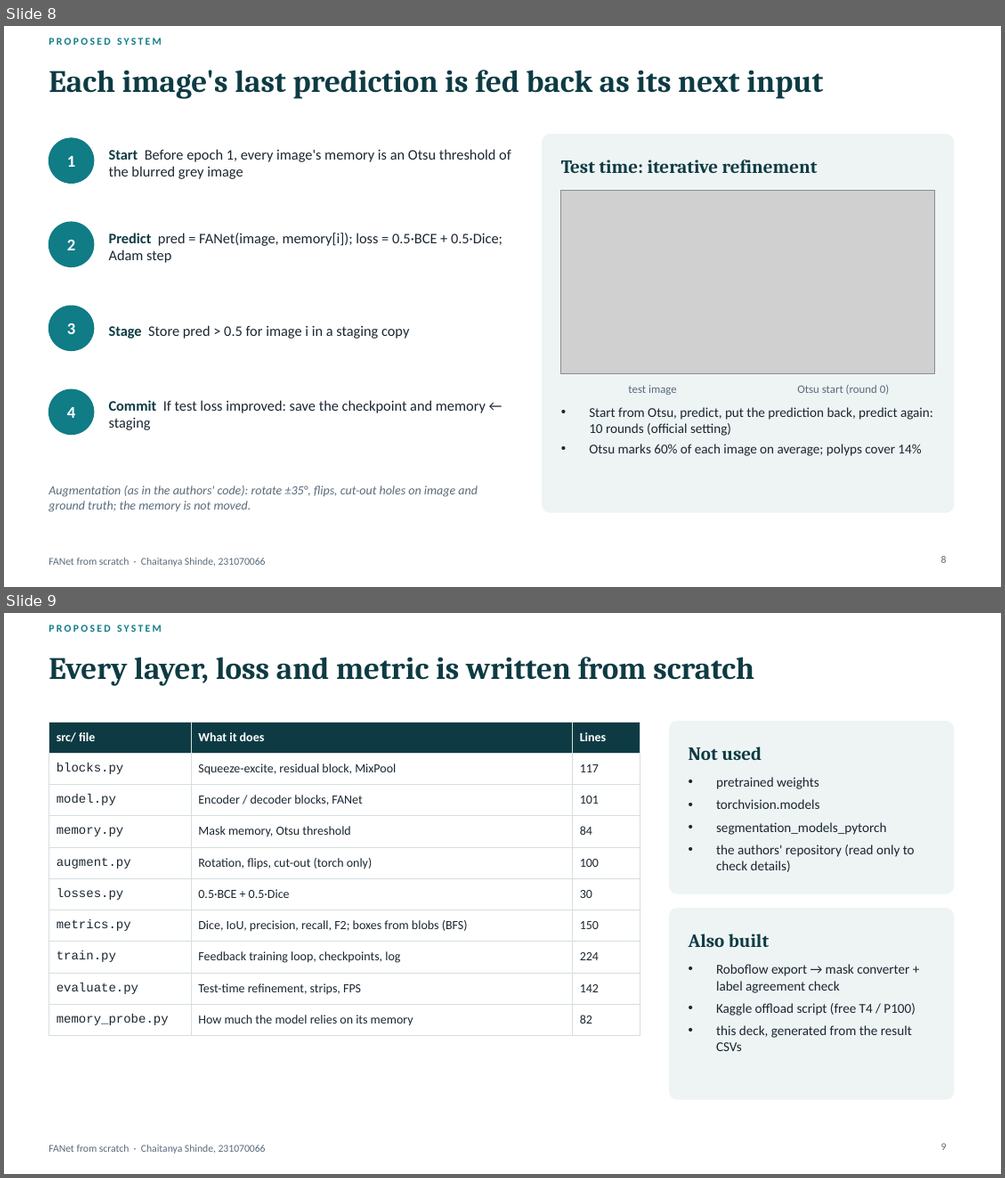
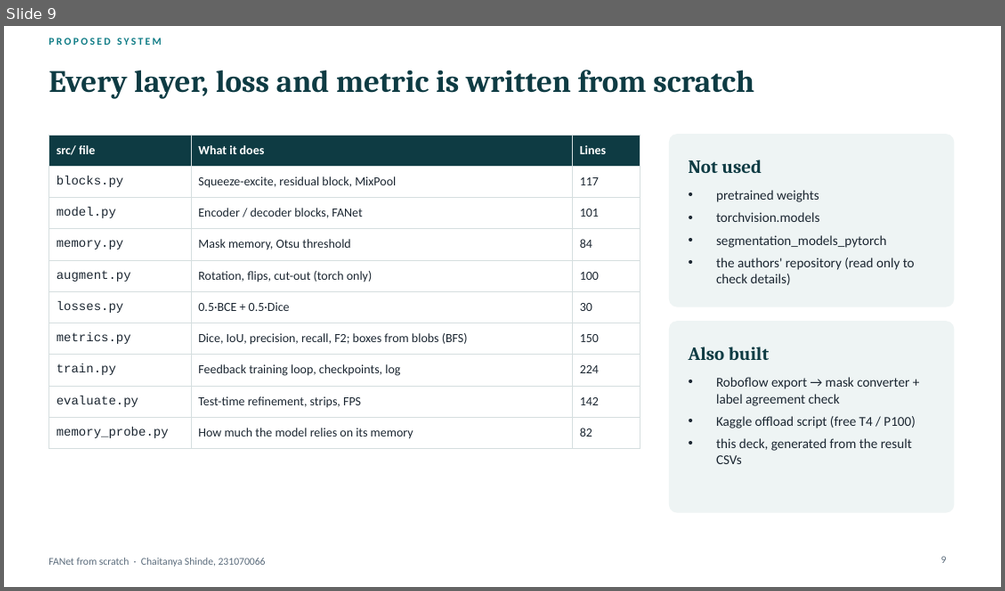
Before and after one commit to Chaitanya-666/DLproject, a slide deck: presentation/FANet_ChaitanyaShinde_231070066.pptx. Shown one above the other, each under a label of ours: slides 8 and 9 before the commit, slide 9 after it. The pictures are 1005x1178 and 1005x591 pixels, drawn with LibreOffice and Linux fonts; fonts in the diff are those of the drawing; grey boxes stand for pictures. Boxes give left, top, right and bottom in pixels: in the first picture for what was removed or moved away, otherwise in the second. Text is boxed around its words. In the diff, an @@ line names an element or a change of style, - is before the commit and + after.

Commit message:
Paper-style diagrams (architecture with every layer and shape, SE-Residual + MixPool blocks, training/testing loop, data pipeline) on slides 6-8 and 10, in the report (15 pp, layer and parameter table) and the 101 guide; slide-8 augmentation wording fixed (cutout is image only)

```diff
--- a/presentation/FANet_ChaitanyaShinde_231070066.pptx
+++ b/presentation/FANet_ChaitanyaShinde_231070066.pptx
@@ slide 8 removed at (4, 26, 1001, 587), background #FFFFFF; not listed: 1 template element that a slide beside it also shows @@
@@ text removed at (48, 38, 162, 45) @@
-PROPOSED SYSTEM
@@ title removed at (48, 70, 823, 99) @@
-Each image's last prediction is fed back as its next input
@@ ellipse removed at (48, 138, 94, 183) @@
@@ text removed at (67, 156, 75, 167) @@
-1
@@ text removed at (109, 149, 511, 179) @@
-Start Before epoch 1, every image's memory is an Otsu threshold of the blurred grey image
@@ rounded rectangle removed at (542, 135, 954, 512) @@
@@ text removed at (561, 160, 817, 173) @@
-Test time: iterative refinement
@@ picture removed at (561, 191, 935, 374) @@
@@ ellipse removed at (48, 222, 94, 267) @@
@@ text removed at (67, 239, 75, 250) @@
-2
@@ text removed at (109, 232, 502, 263) @@
-Predict pred = FANet(image, memory[i]); loss = 0.5·BCE + 0.5·Dice; Adam step
@@ ellipse removed at (48, 305, 94, 351) @@
@@ text removed at (67, 323, 75, 334) @@
-3
@@ text removed at (109, 325, 409, 338) @@
-Stage Store pred > 0.5 for image i in a staging copy
@@ ellipse removed at (48, 389, 94, 435) @@
@@ text removed at (628, 385, 677, 394) @@
-test image
@@ text removed at (797, 385, 889, 394) @@
-Otsu start (round 0)
@@ text removed at (67, 407, 75, 418) @@
-4
@@ text removed at (109, 400, 485, 430) @@
-Commit If test loss improved: save the checkpoint and memory ← staging
@@ text removed at (589, 407, 933, 456) @@
-• Start from Otsu, predict, put the prediction back, predict again: 10 rounds (official setting)
-• Otsu marks 60% of each image on average; polyps cover 14%
@@ text removed at (48, 485, 477, 512) @@
-Augmentation (as in the authors' code): rotate ±35°, flips, cut-out holes on image and ground truth; the memory is not moved.
@@ page number removed at (941, 556, 947, 563) @@
-8
```
Also in this commit, not shown: 2 slides changed, 2 slides added, 1 other slide removed, 43 other files.
